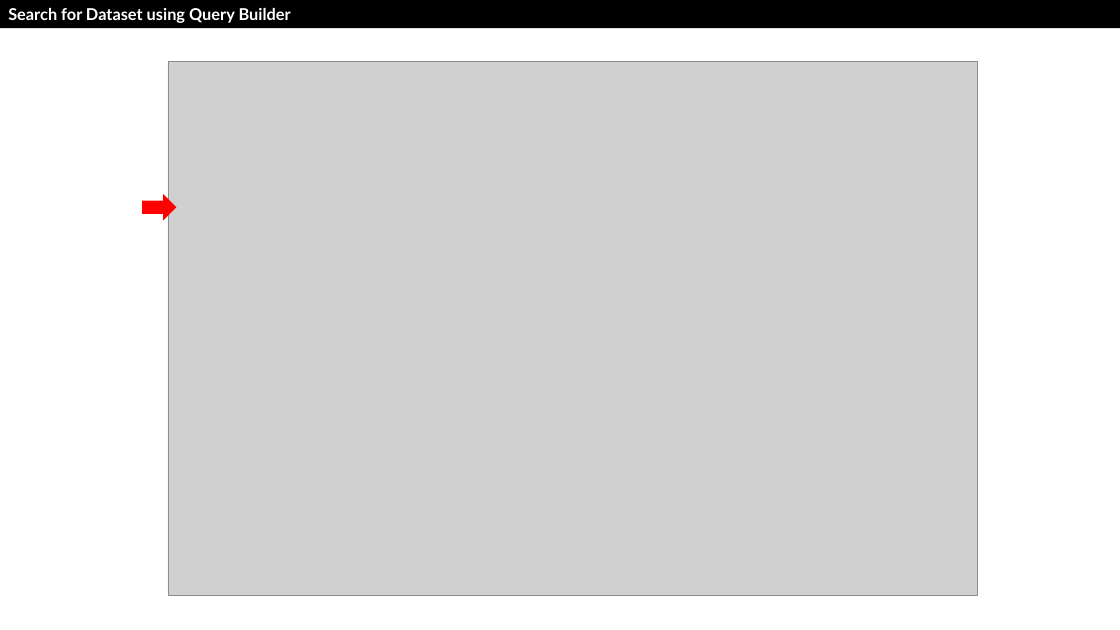
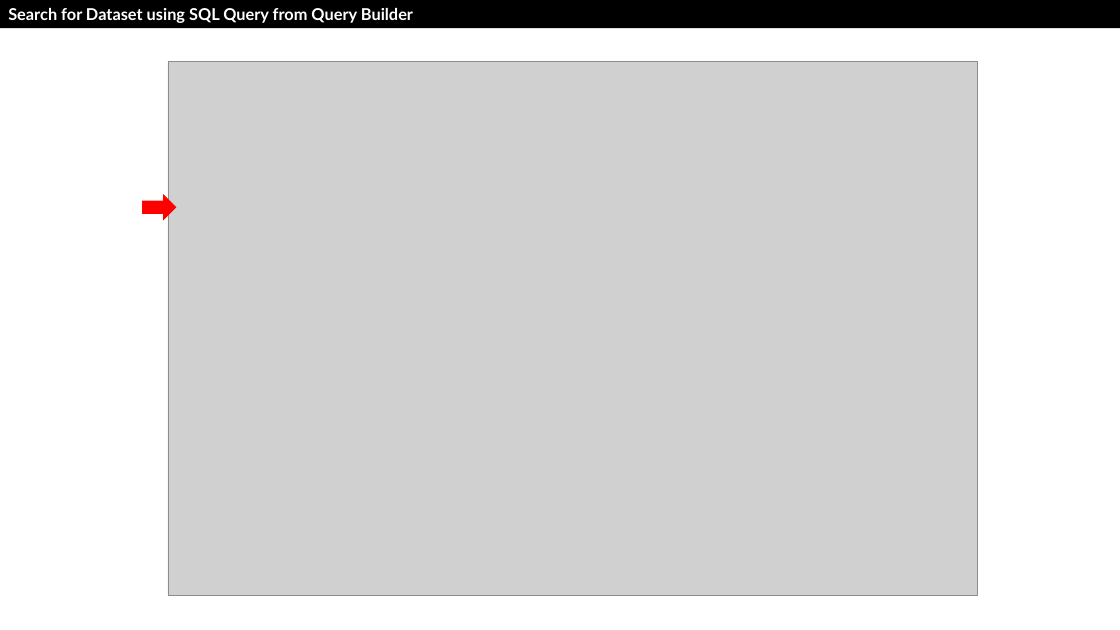
Before and after one commit to drfranknlee/udc-for-image-analytics, a slide deck: slide 3 of scenario1/recording/T101389-Scenario1-v20210921.pptx. Drawn at 1120x630 pixels with LibreOffice and Linux fonts; fonts in the diff are those of the drawing; grey boxes stand for pictures. Boxes give left, top, right and bottom in pixels: in the first picture for what was removed or moved away, otherwise in the second. Text is boxed around its words. In the diff, an @@ line names an element or a change of style, - is before the commit and + after.

```diff
--- a/scenario1/recording/T101389-Scenario1-v20210921.pptx
+++ b/scenario1/recording/T101389-Scenario1-v20210921.pptx
@@ text in rectangle at <box>8,8,413,23</box>: text changed @@
-Search for Dataset using Query Builder
+Search for Dataset using SQL Query from Query Builder
```
Also in this commit, not shown: 9 other slides changed, 16 other files.
